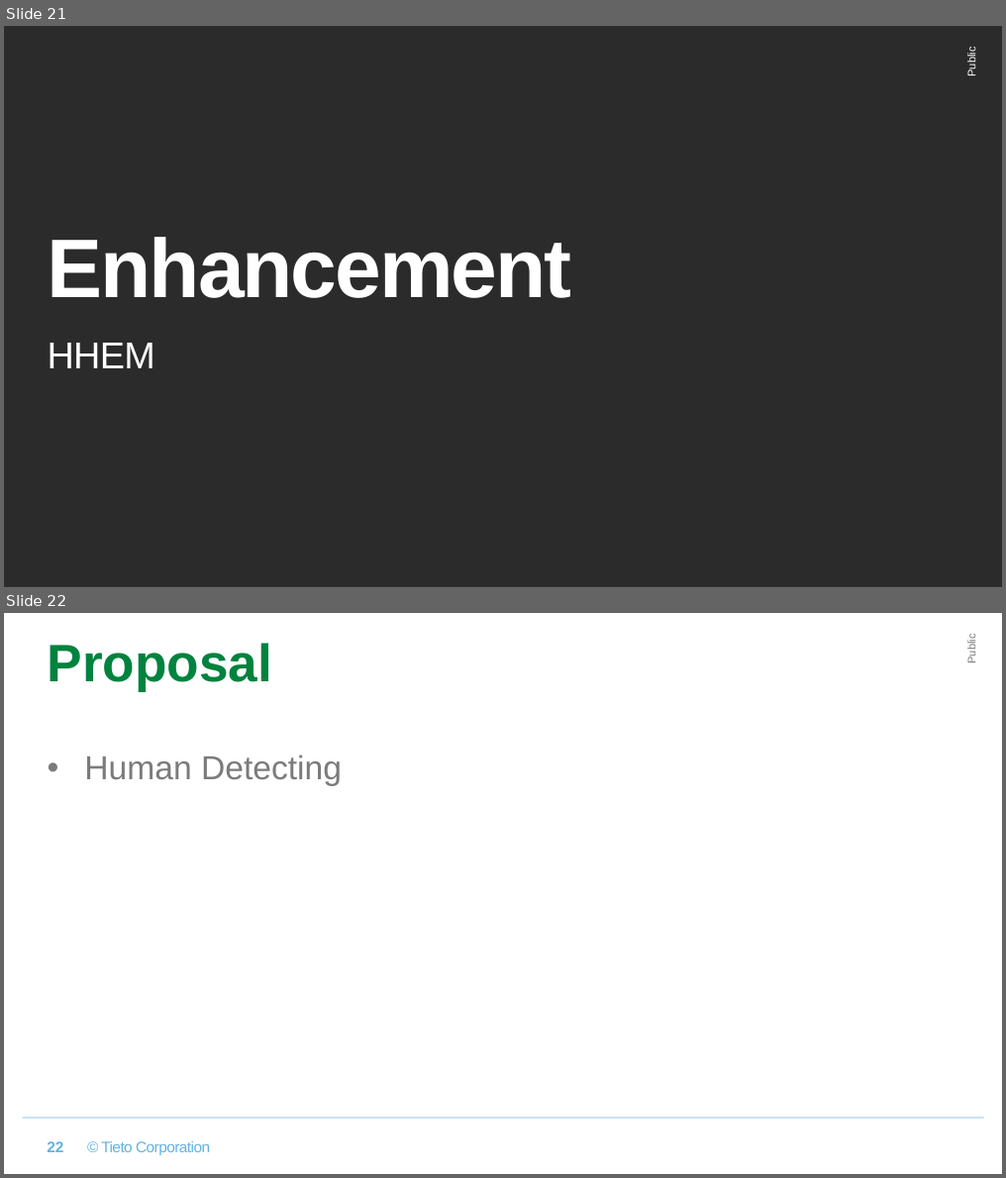
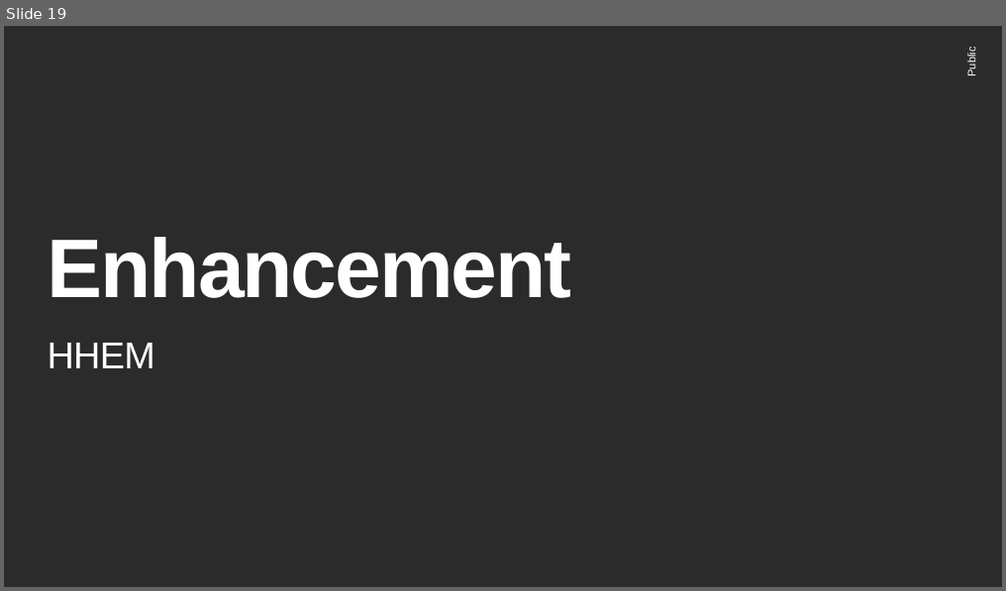
Before and after one commit to xpanhhu/hand-held_environment_monitor, a slide deck: hand-held_environment_monitor_Template.pptx. Shown one above the other, each under a label of ours: slides 21 and 22 before the commit, slide 19 after it. The pictures are 1006x1178 and 1006x591 pixels, drawn with LibreOffice and Linux fonts; fonts in the diff are those of the drawing; background and template pictures are left out; a plain dark background stands for a picture behind light text. Boxes give left, top, right and bottom in pixels: in the first picture for what was removed or moved away, otherwise in the second. Text is boxed around its words. In the diff, an @@ line names an element or a change of style, - is before the commit and + after.

```diff
--- a/hand-held_environment_monitor_Template.pptx
+++ b/hand-held_environment_monitor_Template.pptx
@@ slide 22 removed at (4, 613, 1002, 1174), background #FFFFFF @@
@@ text removed at (965, 637, 977, 663) @@
-Public
@@ title removed at (48, 643, 273, 691) @@
-Proposal
@@ text removed at (84, 755, 342, 786) @@
-• Human Detecting
@@ line removed from (22, 1118) to (984, 1118) @@
@@ page number removed at (47, 1142, 63, 1153) @@
-22
@@ text removed at (101, 1142, 210, 1156) @@
-© Tieto Corporation
@@ what was slide 21 is now slide 19 @@
```
Also in this commit, not shown: 2 slides changed, 1 slide added, 3 other slides removed.
